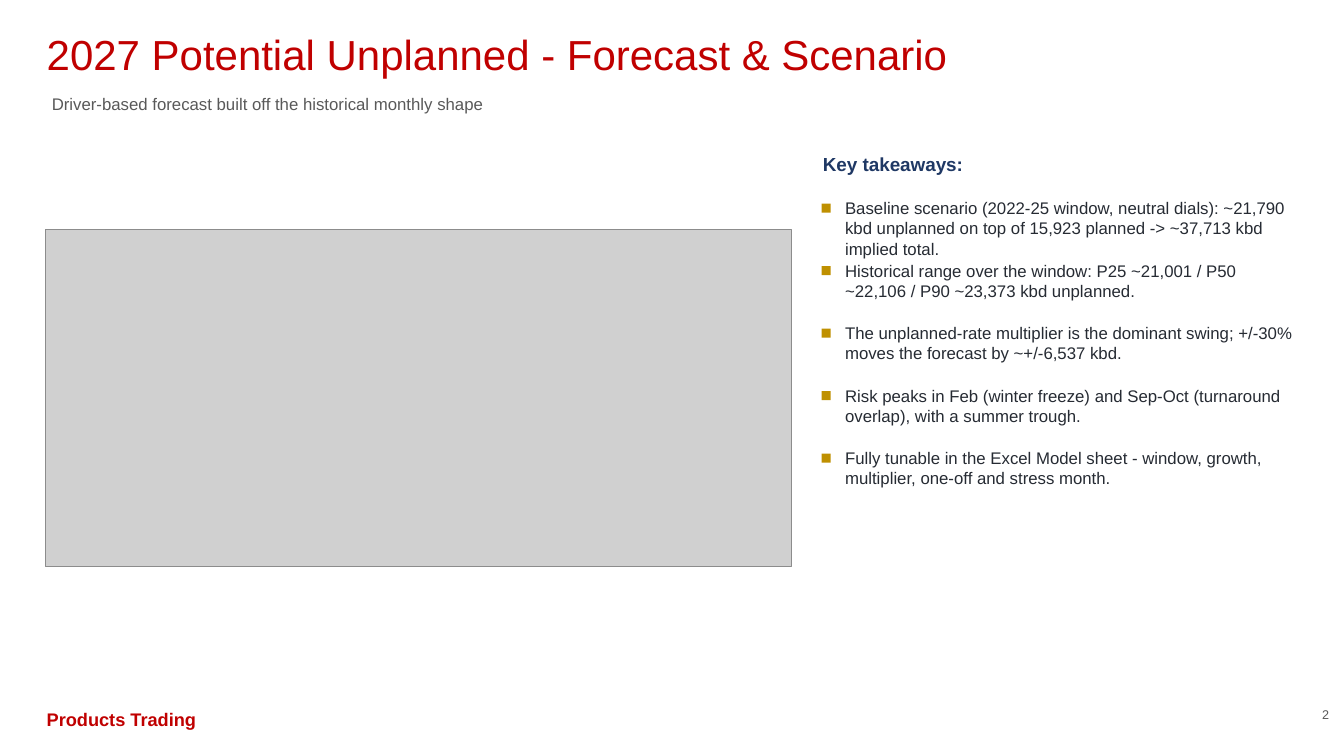
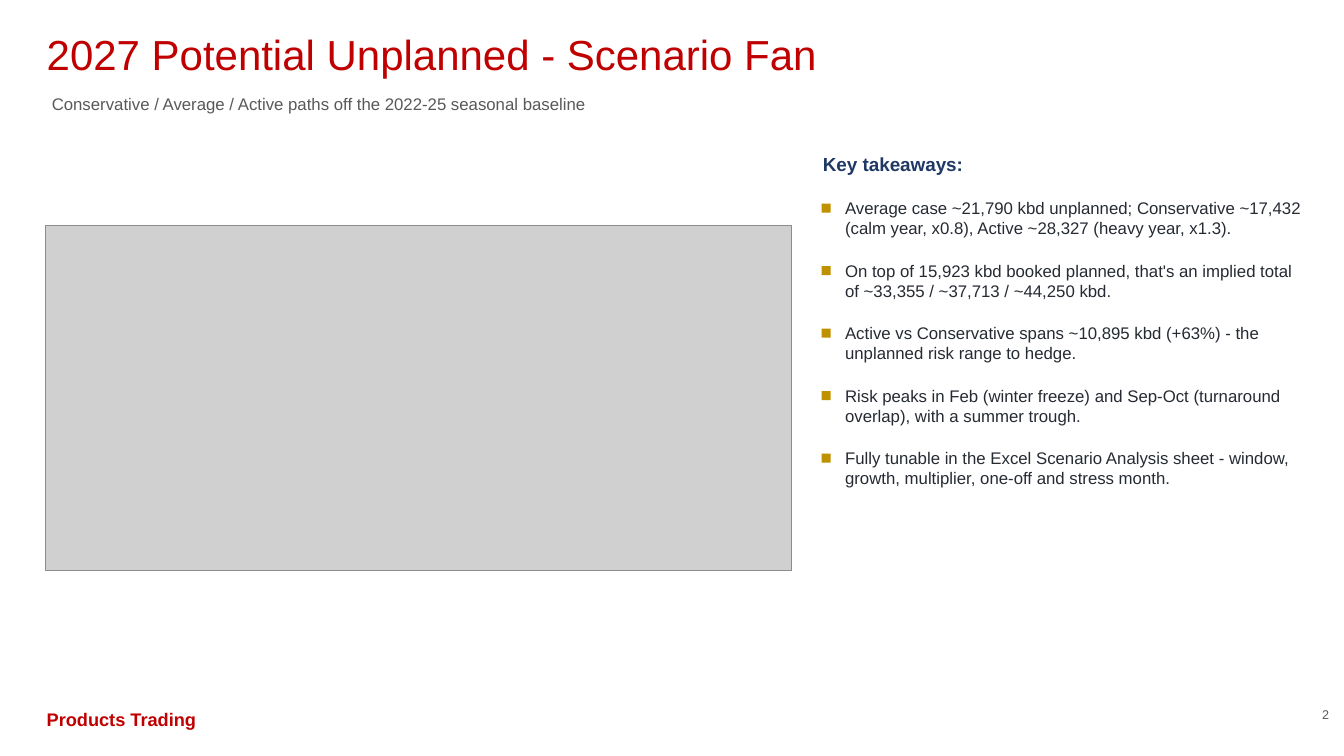
Before and after one commit to HoldenCole/Outages-script, a slide deck: slide 3 of output/outage_deck.pptx. Drawn at 1344x756 pixels with LibreOffice and Linux fonts; fonts in the diff are those of the drawing; grey boxes stand for pictures. Boxes give left, top, right and bottom in pixels: in the first picture for what was removed or moved away, otherwise in the second. Text is boxed around its words. In the diff, an @@ line names an element or a change of style, - is before the commit and + after.

```diff
--- a/output/outage_deck.pptx
+++ b/output/outage_deck.pptx
@@ text at box(47, 39, 816, 78): text changed @@
-2027 Potential Unplanned - Forecast & Scenario
+2027 Potential Unplanned - Scenario Fan
@@ text at box(52, 98, 585, 114): text changed @@
-Driver-based forecast built off the historical monthly shape
+Conservative / Average / Active paths off the 2022-25 seasonal baseline
@@ text at box(845, 202, 1301, 238): text changed @@
-Baseline scenario (2022-25 window, neutral dials): ~21,790 kbd unplanned on top of 15,923 planned -> ~37,713 kbd implied total.
+Average case ~21,790 kbd unplanned; Conservative ~17,432 (calm year, x0.8), Active ~28,327 (heavy year, x1.3).
@@ picture: place and size @@
-picture at box(45, 230, 791, 567)
+picture at box(45, 226, 791, 571)
@@ text at box(845, 265, 1292, 299): text changed @@
-Historical range over the window: P25 ~21,001 / P50 ~22,106 / P90 ~23,373 kbd unplanned.
+On top of 15,923 kbd booked planned, that's an implied total of ~33,355 / ~37,713 / ~44,250 kbd.
@@ text at box(845, 327, 1259, 363): text changed @@
-The unplanned-rate multiplier is the dominant swing; +/-30% moves the forecast by ~+/-6,537 kbd.
+Active vs Conservative spans ~10,895 kbd (+63%) - the unplanned risk range to hedge.
@@ text at box(845, 452, 1289, 488): text changed @@
-Fully tunable in the Excel Model sheet - window, growth, multiplier, one-off and stress month.
+Fully tunable in the Excel Scenario Analysis sheet - window, growth, multiplier, one-off and stress month.
```
Also in this commit, not shown: 1 other slide changed, 2 other files.
